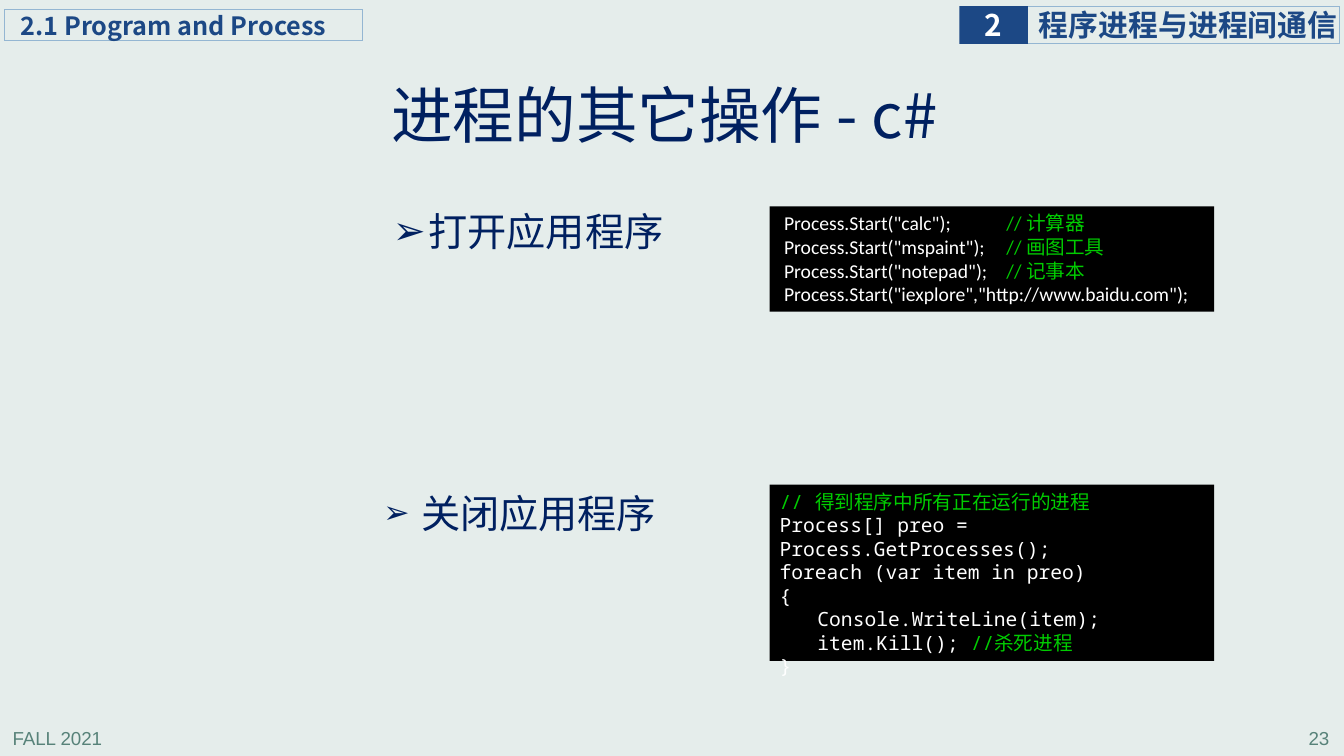
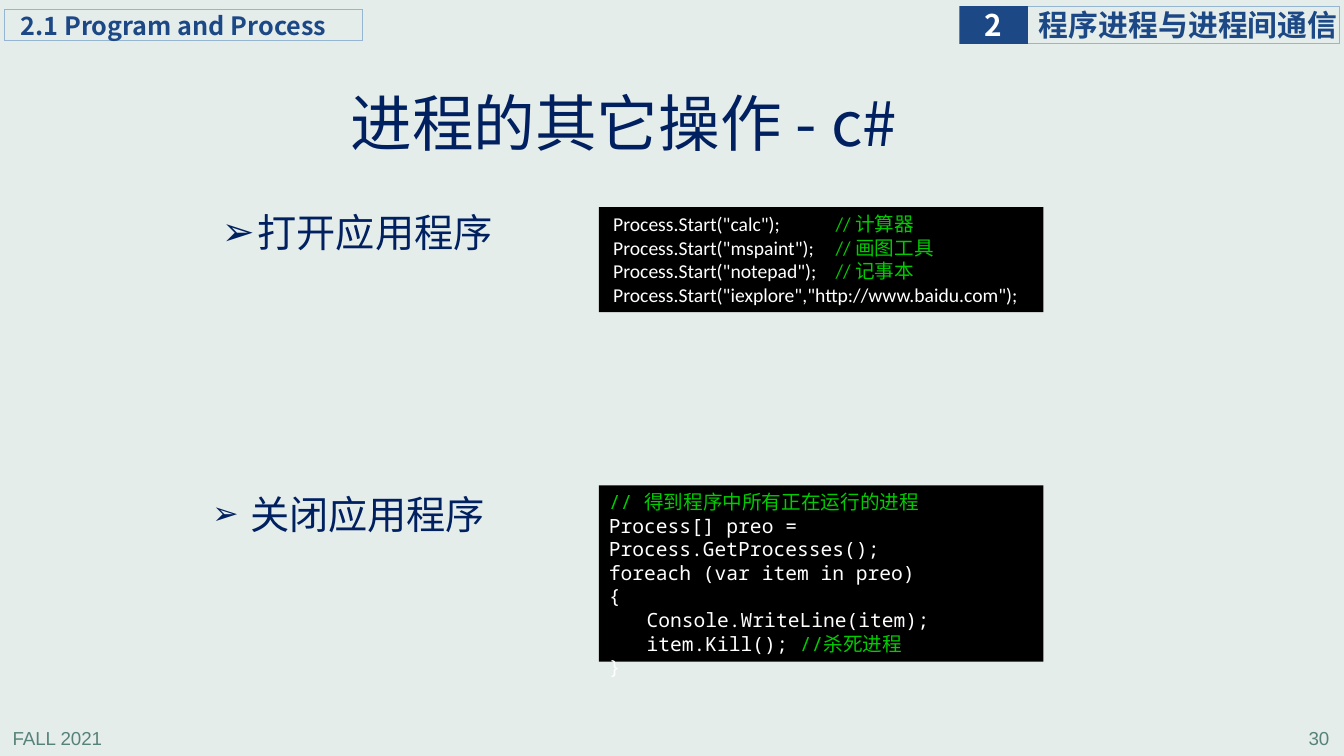
Before and after one commit to principleWindows/win-principle-2021, a slide deck: slide 30 of slides/instruction/principleWindows_2.pptx (slide 23 before the commit). Drawn at 1344x756 pixels with LibreOffice and Linux fonts; fonts in the diff are those of the drawing. Boxes give left, top, right and bottom in pixels: in the first picture for what was removed or moved away, otherwise in the second. Text is boxed around its words. In the diff, an @@ line names an element or a change of style, - is before the commit and + after.

```diff
--- a/slides/instruction/principleWindows_2.pptx
+++ b/slides/instruction/principleWindows_2.pptx
@@ title "进程的其它操作 - c#": place and size @@
-title "进程的其它操作 - c#" at (391, 86, 938, 143)
+title "进程的其它操作 - c#" at (351, 94, 897, 151)
@@ 2 texts, 2 rectangles: place and size @@
-2 texts, 2 rectangles at (421, 207, 1215, 661)
+2 texts, 2 rectangles at (250, 207, 1044, 661)
@@ page number at (1309, 732, 1330, 745): text changed @@
-23
+30
```
Also in this commit, not shown: 1 other slide changed, 7 slides added, 4 other files.
